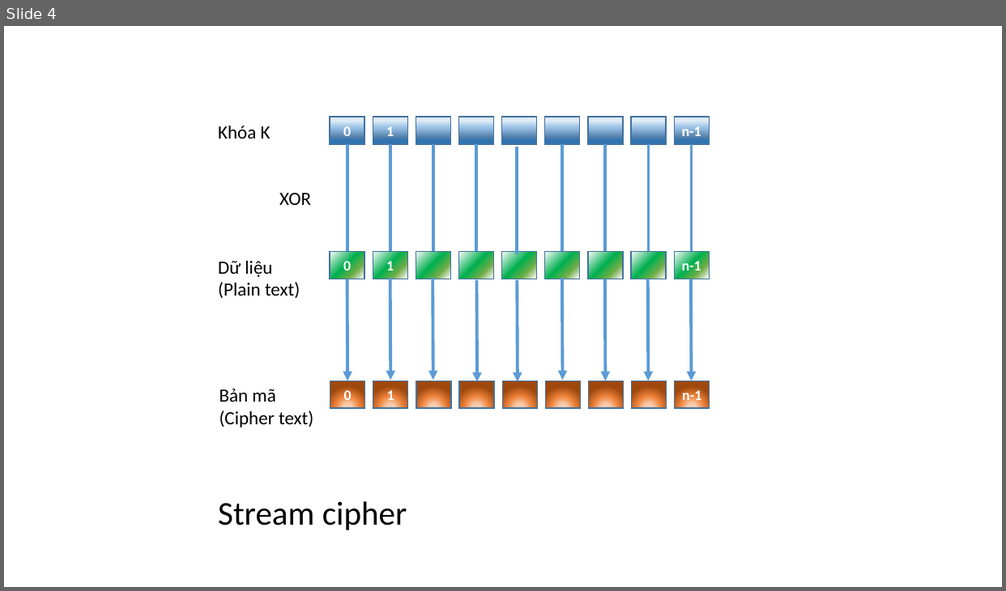
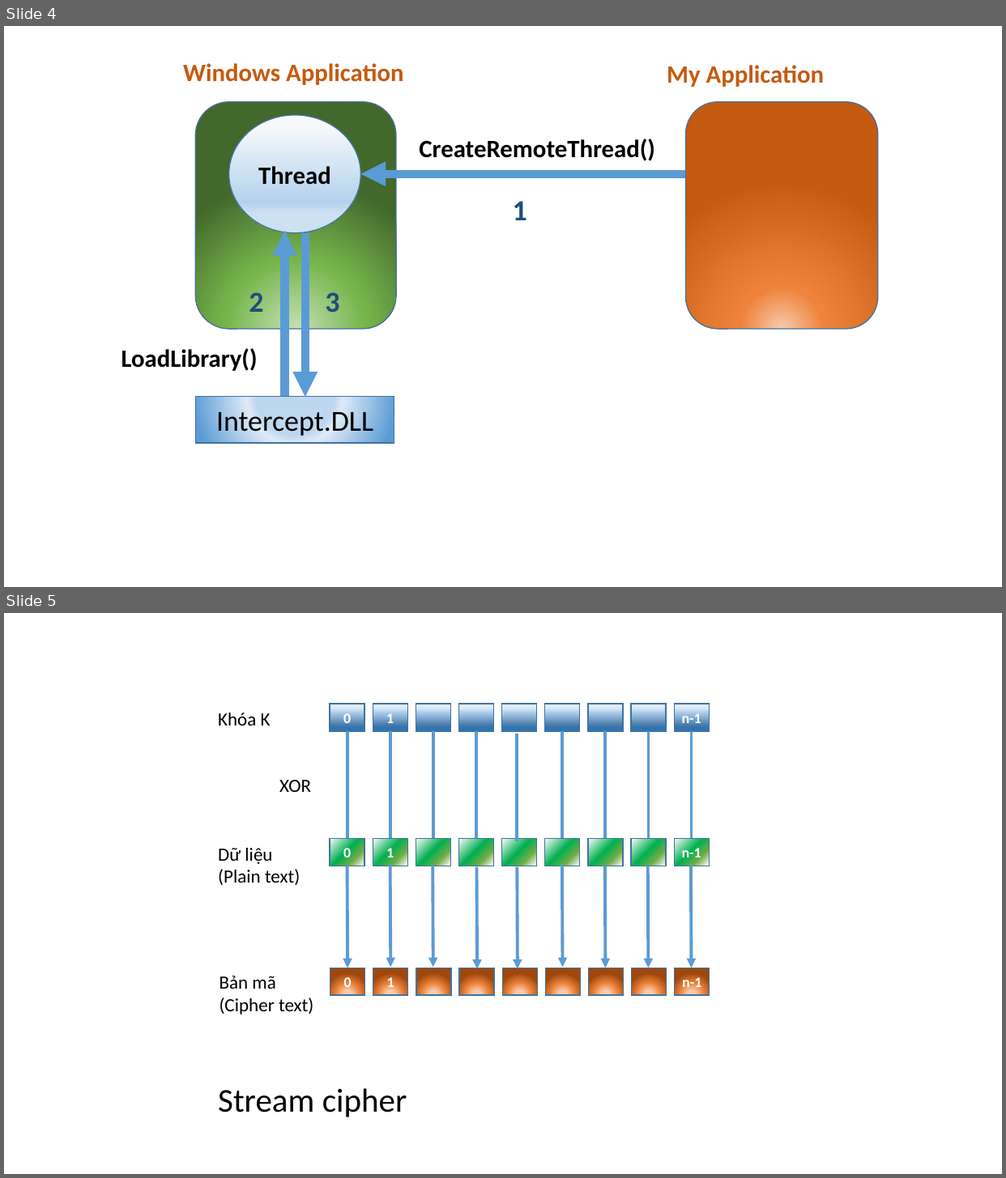
Before and after one commit to dotrungduchd/LUANVAN, a slide deck: Document/SODO.pptx. Shown one above the other, each under a label of ours: slide 4 before the commit, slides 4 and 5 after it. The pictures are 1006x591 and 1006x1178 pixels, drawn with LibreOffice and Linux fonts; fonts in the diff are those of the drawing. Boxes give left, top, right and bottom in pixels: in the first picture for what was removed or moved away, otherwise in the second. Text is boxed around its words. In the diff, an @@ line names an element or a change of style, - is before the commit and + after.

Commit message:
# Update LUANVAN.docx Decription, Inject, Intercept # UPdate SODO.pptx Inject, Intercept

```diff
--- a/Document/SODO.pptx
+++ b/Document/SODO.pptx
@@ slide 4 added at (4,26,1002,587), background #FFFFFF @@
@@ text added at (183,63,403,85), 24 pt, text #C55A11, bold @@
+Windows Application
@@ text added at (667,65,824,87), 24 pt, text #C55A11, bold @@
+My Application
@@ rounded rectangle added at (196,101,396,328), fill gradient #C5E0B4 to #76B54C to #43682B, outline #43739E 1 pt @@
@@ ellipse added at (229,115,361,233), fill gradient #F7FAFD to #B5D2EC to #CEE1F2, outline #43739E 1 pt, 24 pt, text #000000, bold @@
+Thread
@@ rounded rectangle added at (686,101,879,328), fill gradient #F8CBAD to #EE843B to #C55A11, outline #43739E 1 pt @@
@@ text added at (419,139,655,161), 24 pt, text #000000, bold @@
+CreateRemoteThread()
@@ arrow added from (686, 174) to (361, 174), #5B9BD5 8 pt @@
@@ text added at (513,201,527,220), 28 pt, text #1F4E79, bold @@
+1
@@ arrow added from (285, 396) to (285, 231), #5B9BD5 8 pt @@
@@ arrow added from (305, 233) to (305, 397), #5B9BD5 8 pt @@
@@ text added at (249,292,263,312), 28 pt, text #1F4E79, bold @@
+2
@@ text added at (325,292,339,312), 28 pt, text #1F4E79, bold @@
+3
@@ text added at (121,348,258,371), 24 pt, text #000000, bold @@
+LoadLibrary()
@@ rectangle added at (196,396,394,443), fill gradient #BDD7EE to #DEEBF7 to #5B9BD5, outline #43739E 1 pt, 28 pt, text #000000 @@
+Intercept.DLL
@@ what was slide 4 is now slide 5 @@
```
Also in this commit, not shown: 3 slides changed, 1 other file.
